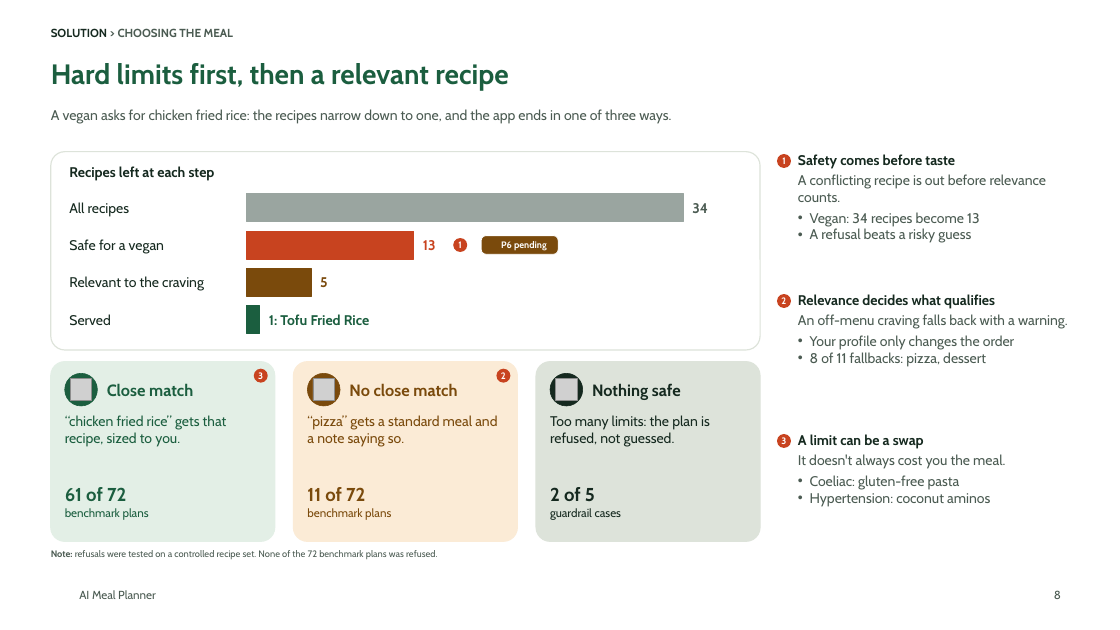
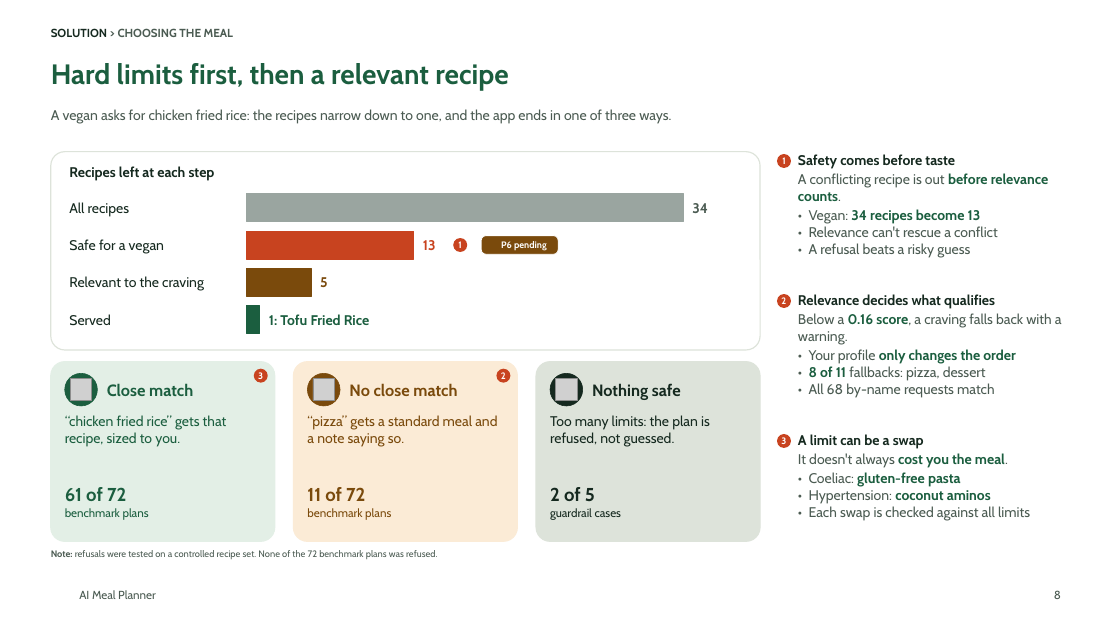
Before and after one commit to tuannm3812/ai-meal-planner, a slide deck: slide 8 of docs/showcase/ai-meal-planner-deck.pptx. Drawn at 1120x630 pixels with LibreOffice and Linux fonts; fonts in the diff are those of the drawing; grey boxes stand for pictures; background and template pictures are left out. Boxes give left, top, right and bottom in pixels: in the first picture for what was removed or moved away, otherwise in the second. Text is boxed around its words. In the diff, an @@ line names an element or a change of style, - is before the commit and + after.

```diff
--- a/docs/showcase/ai-meal-planner-deck.pptx
+++ b/docs/showcase/ai-meal-planner-deck.pptx
@@ text at [798,154,1049,201]: text colour #4B5B52 to #1B5E3F, bold on in "before relevance counts."; less space between paragraphs @@
@@ text at [809,209,998,258]: text changed @@
-• Vegan: 34 recipes become 13
-• A refusal beats a risky guess
+• Vegan: 34 recipes become 13
+• Relevance can't rescue a conflict
+• A refusal beats a risky guess
@@ text at [798,313,1062,398]: text changed @@
-An off-menu craving falls back with a warning.
-• Your profile only changes the order
-• 8 of 11 fallbacks: pizza, dessert
+Below a 0.16 score, a craving falls back with a warning.
+• Your profile only changes the order
+• 8 of 11 fallbacks: pizza, dessert
+• All 68 by-name requests match
@@ text at [798,434,1008,468]: text colour #4B5B52 to #1B5E3F, bold on in "cost you the meal."; less space between paragraphs @@
@@ text at [809,472,1030,521]: text changed @@
-• Coeliac: gluten-free pasta
-• Hypertension: coconut aminos
+• Coeliac: gluten-free pasta
+• Hypertension: coconut aminos
+• Each swap is checked against all limits
```
Also in this commit, not shown: 13 other slides changed, 21 other files.
